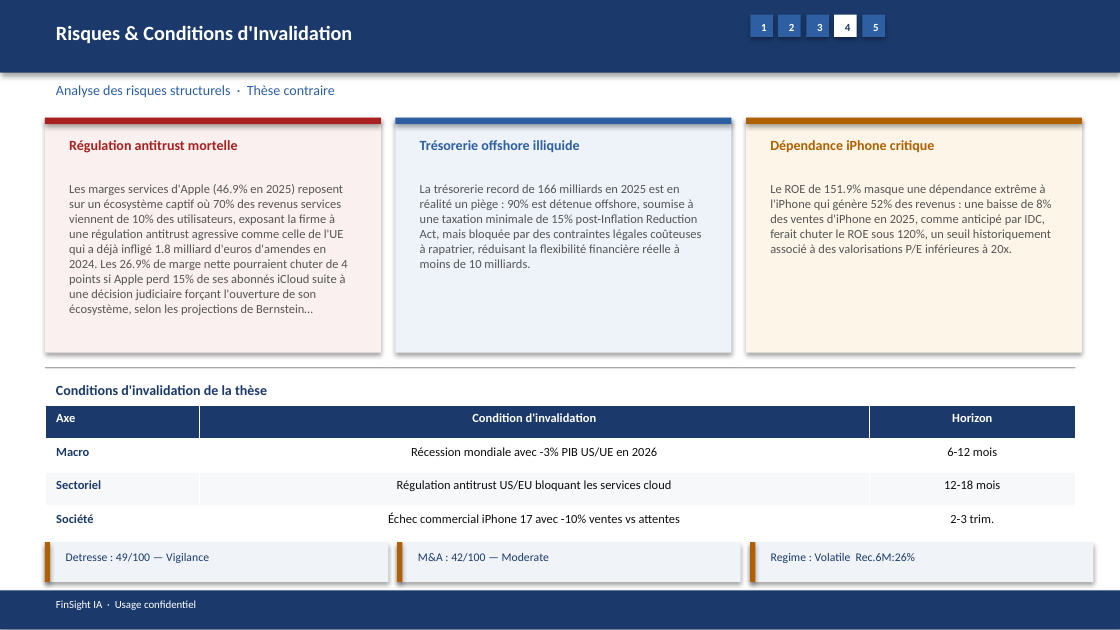
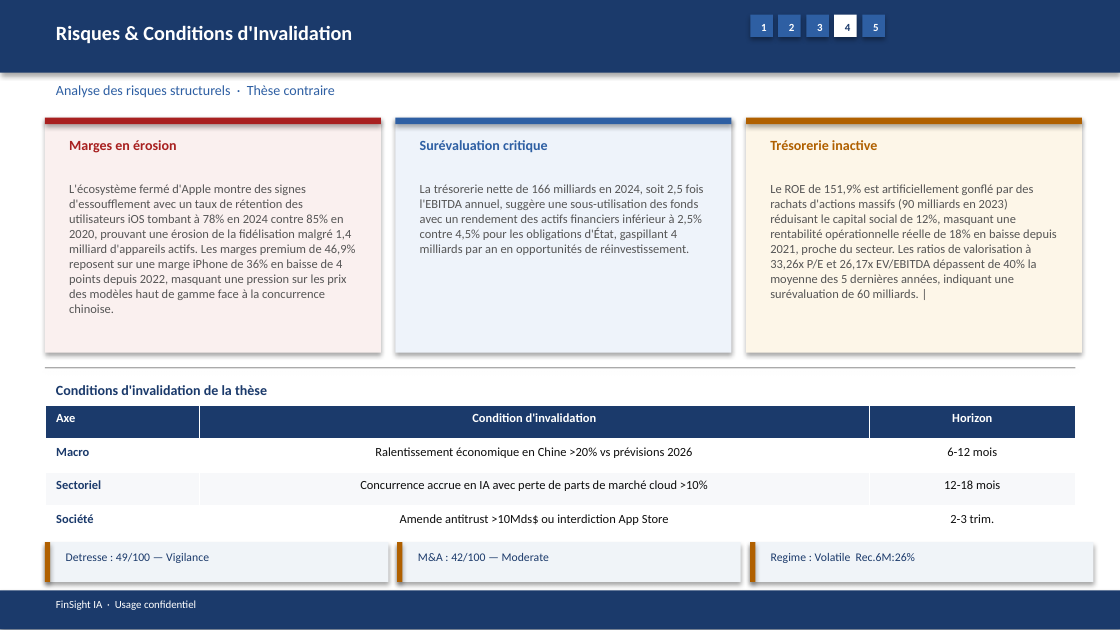
Before and after one commit to baptistejeh07-art/finsight-ia, a slide deck: slide 16 of preview/AAPL/AAPL_pitchbook.pptx. Drawn at 1120x630 pixels with LibreOffice and Linux fonts; fonts in the diff are those of the drawing. Boxes give left, top, right and bottom in pixels: in the first picture for what was removed or moved away, otherwise in the second. Text is boxed around its words. In the diff, an @@ line names an element or a change of style, - is before the commit and + after.

```diff
--- a/preview/AAPL/AAPL_pitchbook.pptx
+++ b/preview/AAPL/AAPL_pitchbook.pptx
@@ text at (x1=69, y1=140, x2=176, y2=153): text changed @@
-Régulation antitrust mortelle
+Marges en érosion
@@ text at (x1=420, y1=140, x2=548, y2=152): text changed @@
-Trésorerie offshore illiquide
+Surévaluation critique
@@ text at (x1=770, y1=140, x2=878, y2=150): text changed @@
-Dépendance iPhone critique
+Trésorerie inactive
@@ text at (x1=69, y1=184, x2=356, y2=313): text changed @@
-Les marges services d'Apple (46.9% en 2025) reposent sur un écosystème captif où 70% des revenus services viennent de 10% des utilisateurs, exposant la firme à une régulation antitrust agressive comme celle de l'UE qui a déjà infligé 1.8 milliard d'euros d'amendes en 2024. Les 26.9% de marge nette pourraient chuter de 4 points si Apple perd 15% de ses abonnés iCloud suite à une décision judiciaire forçant l'ouverture de son écosystème, selon les projections de Bernstein…
+L'écosystème fermé d'Apple montre des signes d'essoufflement avec un taux de rétention des utilisateurs iOS tombant à 78% en 2024 contre 85% en 2020, prouvant une érosion de la fidélisation malgré 1,4 milliard d'appareils actifs. Les marges premium de 46,9% reposent sur une marge iPhone de 36% en baisse de 4 points depuis 2022, masquant une pression sur les prix des modèles haut de gamme face à la concurrence chinoise.
@@ text at (x1=420, y1=184, x2=704, y2=255): text changed @@
-La trésorerie record de 166 milliards en 2025 est en réalité un piège : 90% est détenue offshore, soumise à une taxation minimale de 15% post-Inflation Reduction Act, mais bloquée par des contraintes légales coûteuses à rapatrier, réduisant la flexibilité financière réelle à moins de 10 milliards.
+La trésorerie nette de 166 milliards en 2024, soit 2,5 fois l'EBITDA annuel, suggère une sous-utilisation des fonds avec un rendement des actifs financiers inférieur à 2,5% contre 4,5% pour les obligations d'État, gaspillant 4 milliards par an en opportunités de réinvestissement.
@@ text at (x1=770, y1=184, x2=1057, y2=298): text changed @@
-Le ROE de 151.9% masque une dépendance extrême à l'iPhone qui génère 52% des revenus : une baisse de 8% des ventes d'iPhone en 2025, comme anticipé par IDC, ferait chuter le ROE sous 120%, un seuil historiquement associé à des valorisations P/E inférieures à 20x.
+Le ROE de 151,9% est artificiellement gonflé par des rachats d'actions massifs (90 milliards en 2023) réduisant le capital social de 12%, masquant une rentabilité opérationnelle réelle de 18% en baisse depuis 2021, proche du secteur. Les ratios de valorisation à 33,26x P/E et 26,17x EV/EBITDA dépassent de 40% la moyenne des 5 dernières années, indiquant une surévaluation de 60 milliards. |
@@ table at (x1=45, y1=405, x2=1075, y2=540) @@
-row 2, column 2: Récession mondiale avec -3% PIB US/UE en 2026
+row 2, column 2: Ralentissement économique en Chine >20% vs prévisions 2026
-row 3, column 2: Régulation antitrust US/EU bloquant les services cloud
+row 3, column 2: Concurrence accrue en IA avec perte de parts de marché cloud >10%
-row 4, column 2: Échec commercial iPhone 17 avec -10% ventes vs attentes
+row 4, column 2: Amende antitrust >10Mds$ ou interdiction App Store
```
Also in this commit, not shown: 12 other slides changed, 4 other files.
